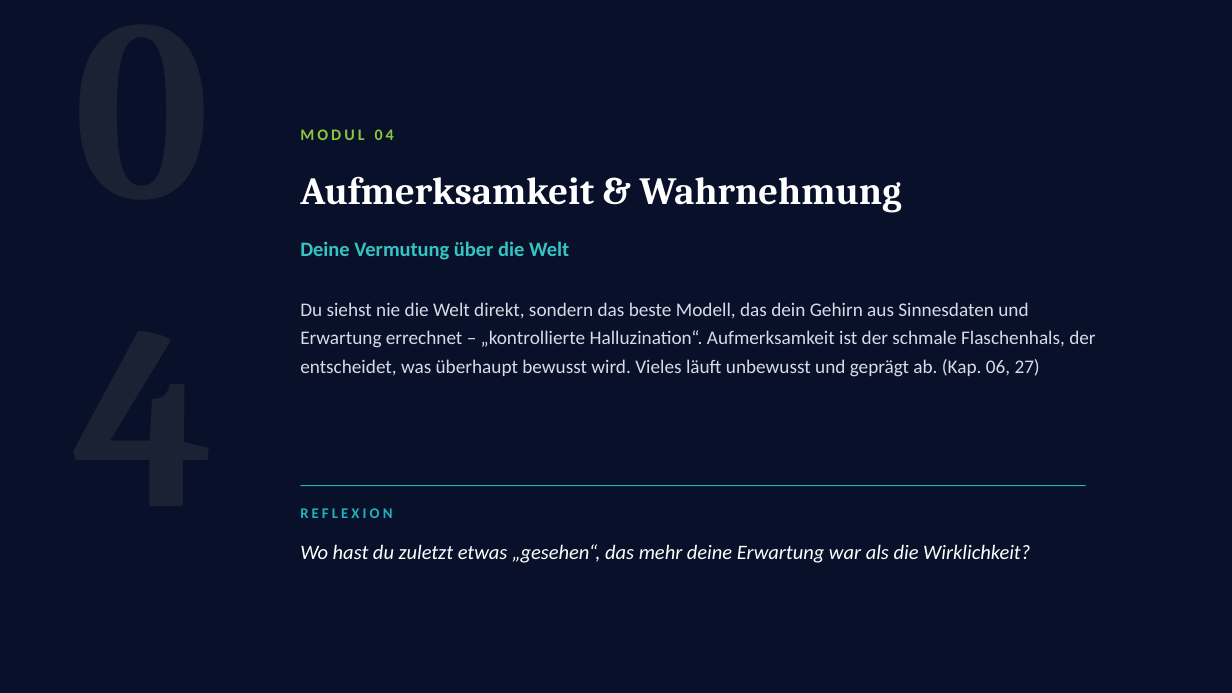
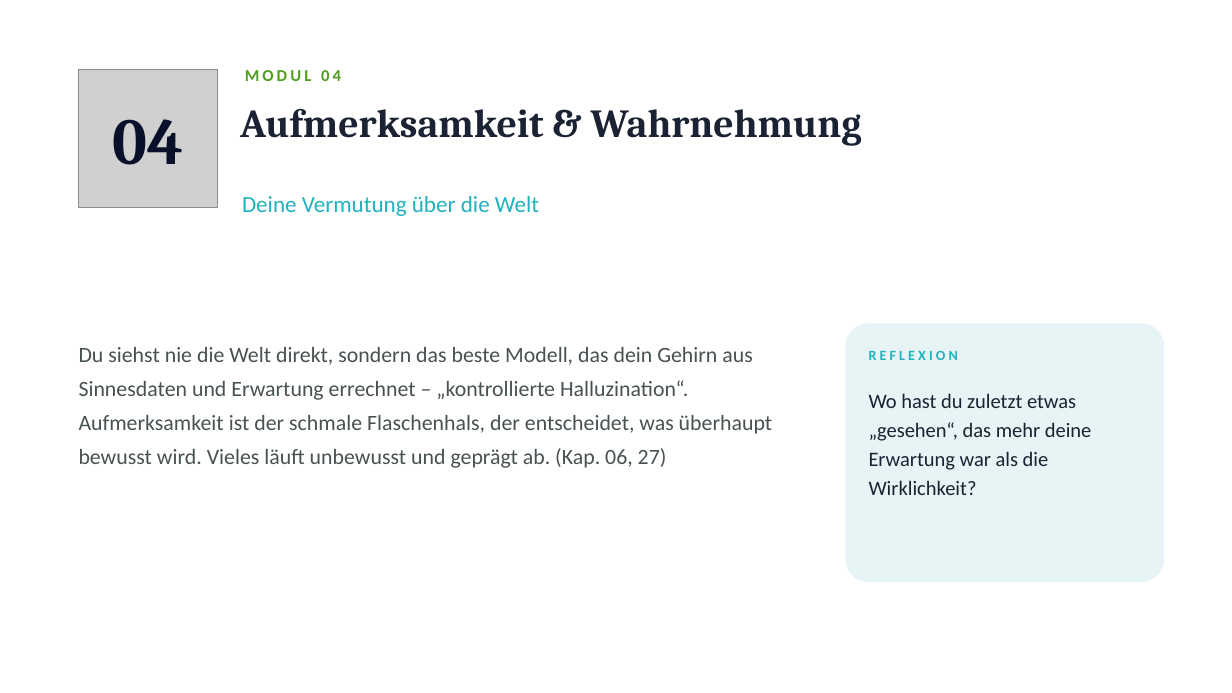
Before and after one commit to Heiko888/werdemeisterdeinergedanken, a slide deck: slide 11 of content/vorlagen/workshop/WMDG-Workshop-Wissensreise-Dein-Gehirn-verstehen.pptx. Drawn at 1232x693 pixels with LibreOffice and Linux fonts; fonts in the diff are those of the drawing; grey boxes stand for pictures. Boxes give left, top, right and bottom in pixels: in the first picture for what was removed or moved away, otherwise in the second. Text is boxed around its words. In the diff, an @@ line names an element or a change of style, - is before the commit and + after.

```diff
--- a/content/vorlagen/workshop/WMDG-Workshop-Wissensreise-Dein-Gehirn-verstehen.pptx
+++ b/content/vorlagen/workshop/WMDG-Workshop-Wissensreise-Dein-Gehirn-verstehen.pptx
@@ background #08102A to #FFFFFF @@
@@ text "04" at (x1=112, y1=119, x2=183, y2=165): vertical alignment top to middle @@
@@ picture added at (x1=79, y1=69, x2=217, y2=208) @@
@@ text at (x1=245, y1=70, x2=341, y2=81): text changed; size 200 to 13 pt; font Cambria to Calibri; text colour #1A2233 to #4F9E1C @@
-04
+MODUL 04
@@ text "MODUL 04" at (x1=245, y1=70, x2=341, y2=81): vertical alignment middle to top @@
@@ text at (x1=112, y1=119, x2=183, y2=165): text changed; size 12.5 to 51 pt; font Calibri to Cambria; text colour #8CC63F to #08102A @@
-MODUL 04
+04
@@ text "Aufmerksamkeit & Wahrnehmung" moved from (x1=300, y1=176, x2=902, y2=213) to (x1=240, y1=108, x2=862, y2=146) @@
@@ text "Aufmerksamkeit & Wahrnehmung" at (x1=240, y1=108, x2=862, y2=146): size 30 to 31 pt, text colour #FFFFFF to #1A2233; line spacing 1 to 1.02 @@
@@ text "Deine Vermutung über die Welt" moved from (x1=300, y1=241, x2=569, y2=260) to (x1=242, y1=196, x2=539, y2=216) @@
@@ text "Deine Vermutung über die Welt" at (x1=242, y1=196, x2=539, y2=216): size 16 to 18 pt, text colour #34C4C4 to #21B2BD, bold off @@
@@ rounded rectangle added at (x1=846, y1=323, x2=1165, y2=582), fill #E7F4F5 @@
@@ text "Du siehst nie die Welt ..." moved from (x1=300, y1=302, x2=1095, y2=377) to (x1=79, y1=347, x2=773, y2=468) @@
@@ text "Du siehst nie die Welt ..." at (x1=79, y1=347, x2=773, y2=468): size 15 to 17 pt, text colour #D8DBE6 to #48524E; line spacing 1.25 to 1.3 @@
@@ text "REFLEXION" moved from (x1=300, y1=508, x2=392, y2=518) to (x1=869, y1=350, x2=958, y2=360) @@
@@ text "REFLEXION" at (x1=869, y1=350, x2=958, y2=360): size 11.5 to 11 pt @@
@@ text "Wo hast du zuletzt etwas ..." moved from (x1=300, y1=544, x2=1030, y2=563) to (x1=869, y1=393, x2=1092, y2=495) @@
@@ text "Wo hast du zuletzt etwas ..." at (x1=869, y1=393, x2=1092, y2=495): text colour #FFFFFF to #1A2233, italic off; line spacing 1.12 to 1.18 @@
@@ rectangle removed at (x1=300, y1=485, x2=1086, y2=486) @@
```
Also in this commit, not shown: 19 other slides changed, 25 other files.
